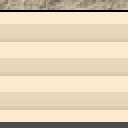
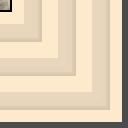
The second (128, 128) image is a revision of the first. Changes to its layers:
showed "root Fusionnés" (2nd of 3) over bbox(0, 0, 128, 122)
